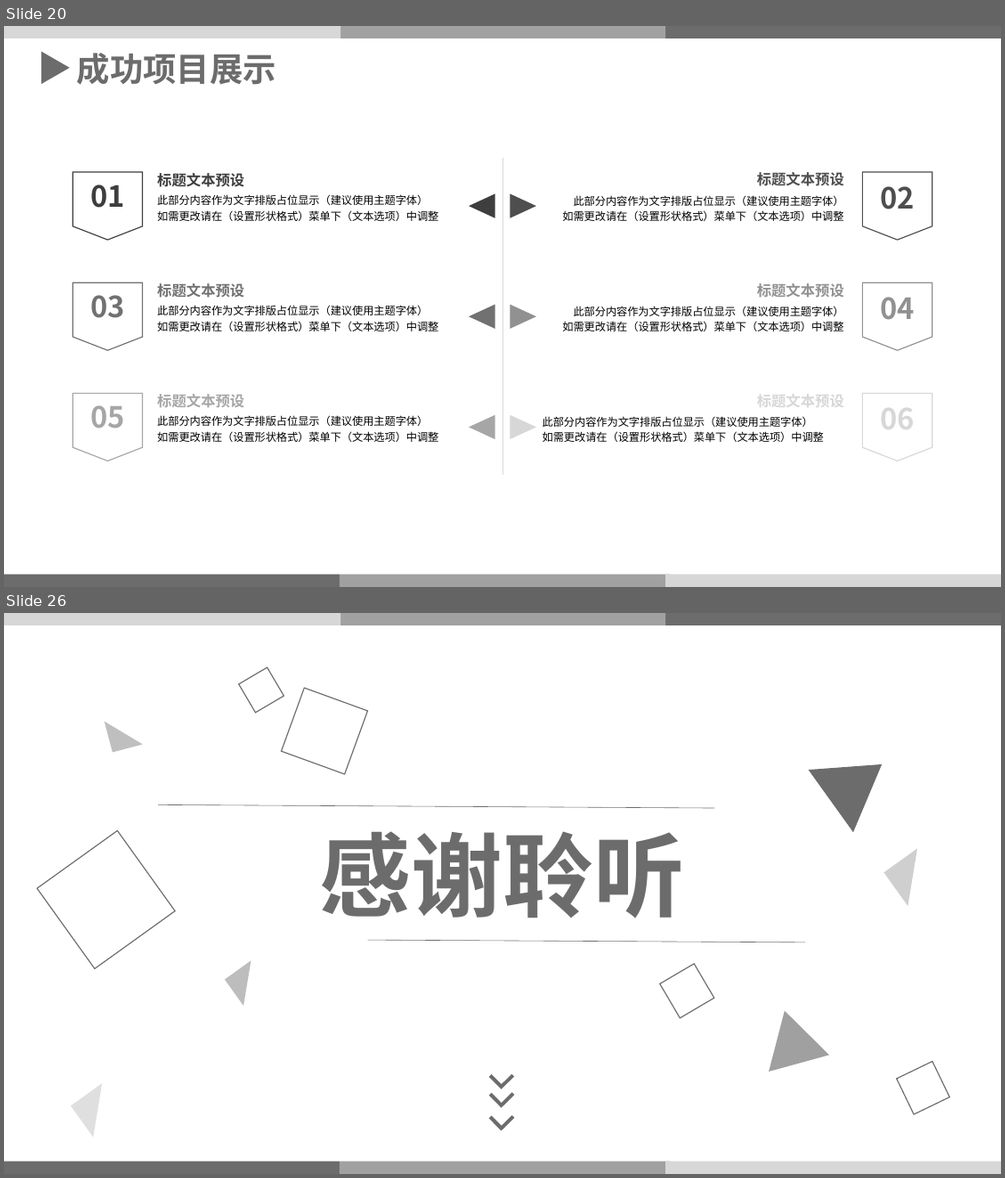
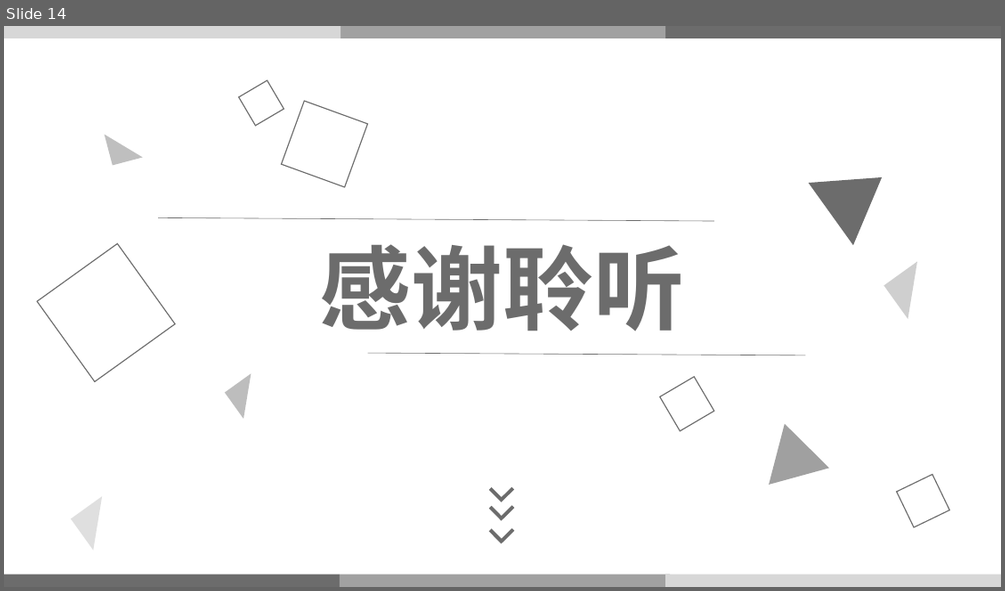
Before and after one commit to TJU-SSE-2018-OSLab/2018-OSLab, a slide deck: 操作系统答辩PPT.pptx. Shown one above the other, each under a label of ours: slides 20 and 26 before the commit, slide 14 after it; the slides between them are not shown. The pictures are 1005x1178 and 1005x591 pixels, drawn with LibreOffice and Linux fonts; fonts in the diff are those of the drawing; background and template pictures are left out. Boxes give left, top, right and bottom in pixels: in the first picture for what was removed or moved away, otherwise in the second. Text is boxed around its words. In the diff, an @@ line names an element or a change of style, - is before the commit and + after.

```diff
--- a/操作系统答辩PPT.pptx
+++ b/操作系统答辩PPT.pptx
@@ slide 20 removed at [4, 26, 1001, 587], background picture (left out) @@
@@ rectangle removed at [4, 26, 340, 38] @@
@@ right arrow removed at [41, 52, 70, 84] @@
@@ rectangle removed at [340, 26, 666, 38] @@
@@ rectangle removed at [665, 26, 1001, 38] @@
@@ text removed at [77, 53, 276, 85] @@
-成功项目展示
@@ line removed from (502, 475) to (502, 159) @@
@@ flow chart offpage connector removed at [73, 172, 142, 240] @@
-01
@@ text removed at [157, 173, 244, 187] @@
-标题文本预设
@@ text removed at [757, 172, 844, 186] @@
-标题文本预设
@@ flow chart offpage connector removed at [863, 172, 932, 240] @@
-02
@@ text removed at [157, 194, 438, 221] @@
-此部分内容作为文字排版占位显示（建议使用主题字体）
-如需更改请在（设置形状格式）菜单下（文本选项）中调整
@@ triangle removed at [469, 193, 495, 218] @@
@@ triangle removed at [510, 193, 536, 218] @@
@@ text removed at [562, 195, 844, 221] @@
-此部分内容作为文字排版占位显示（建议使用主题字体）
-如需更改请在（设置形状格式）菜单下（文本选项）中调整
@@ flow chart offpage connector removed at [73, 282, 142, 351] @@
-03
@@ text removed at [157, 283, 244, 297] @@
-标题文本预设
@@ text removed at [757, 283, 844, 297] @@
-标题文本预设
@@ flow chart offpage connector removed at [863, 282, 932, 351] @@
-04
@@ text removed at [157, 305, 438, 331] @@
-此部分内容作为文字排版占位显示（建议使用主题字体）
-如需更改请在（设置形状格式）菜单下（文本选项）中调整
@@ triangle removed at [469, 305, 495, 329] @@
@@ triangle removed at [510, 305, 536, 329] @@
@@ text removed at [562, 305, 844, 331] @@
-此部分内容作为文字排版占位显示（建议使用主题字体）
-如需更改请在（设置形状格式）菜单下（文本选项）中调整
@@ flow chart offpage connector removed at [73, 394, 142, 461] @@
-05
@@ text removed at [157, 394, 244, 407] @@
-标题文本预设
@@ text removed at [757, 389, 844, 410] @@
-标题文本预设
@@ flow chart offpage connector removed at [863, 394, 932, 461] @@
-06
@@ text removed at [157, 415, 438, 442] @@
-此部分内容作为文字排版占位显示（建议使用主题字体）
-如需更改请在（设置形状格式）菜单下（文本选项）中调整
@@ triangle removed at [469, 415, 495, 440] @@
@@ triangle removed at [510, 415, 536, 440] @@
@@ text removed at [542, 416, 824, 442] @@
-此部分内容作为文字排版占位显示（建议使用主题字体）
-如需更改请在（设置形状格式）菜单下（文本选项）中调整
@@ rectangle removed at [4, 574, 340, 587] @@
@@ rectangle removed at [340, 574, 671, 587] @@
@@ rectangle removed at [666, 574, 1001, 587] @@
@@ what was slide 26 is now slide 14 @@
```
Also in this commit, not shown: 4 slides changed, 11 other slides removed, 2 other files.
